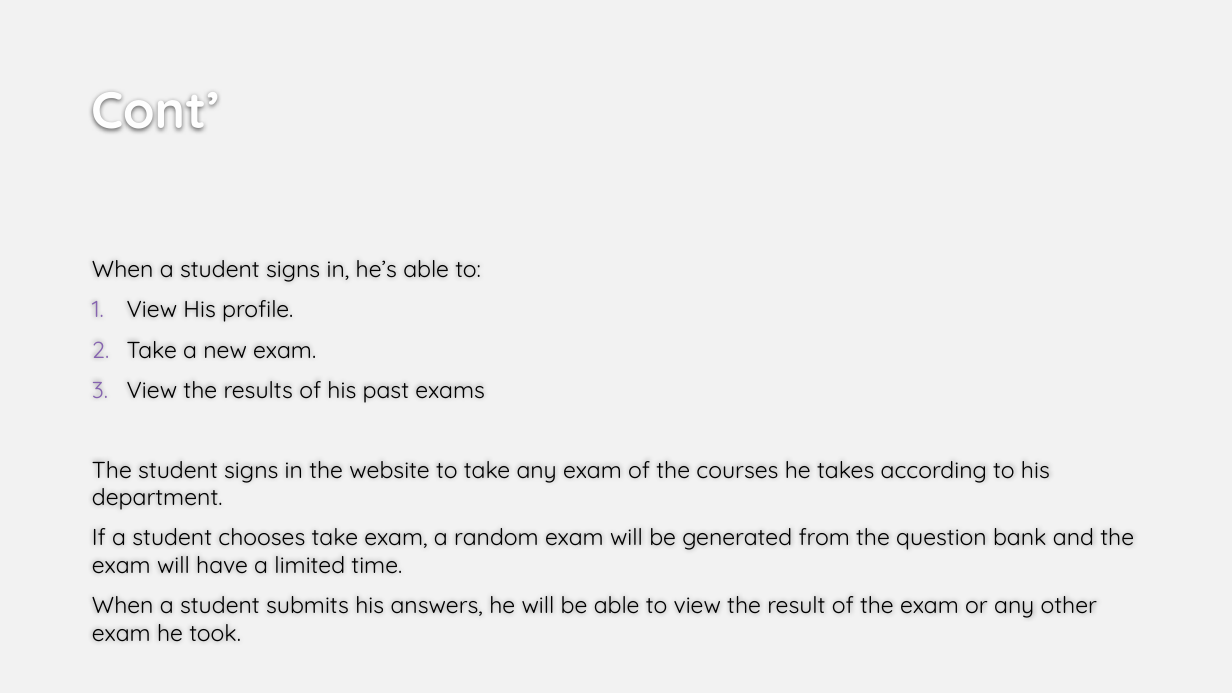
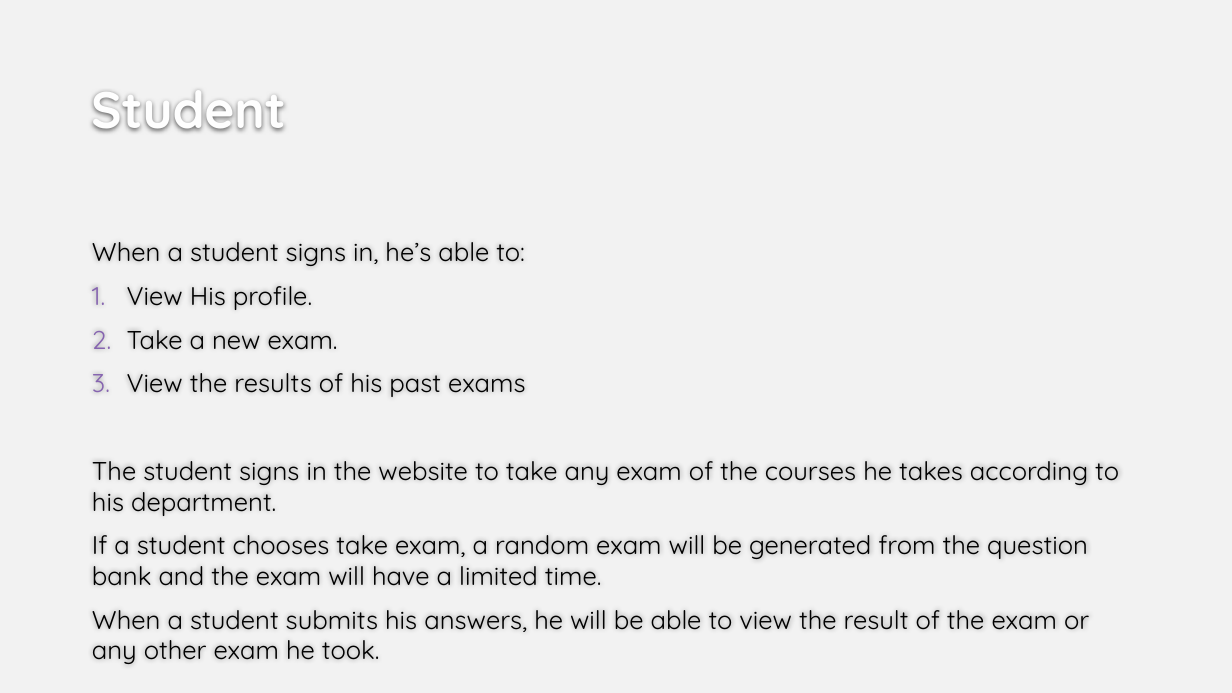
Before and after one commit to Gazouly/Examination.System, a slide deck: slide 3 of Examination System.pptx (slide 5 before the commit). Drawn at 1232x693 pixels with LibreOffice and Linux fonts; fonts in the diff are those of the drawing; background and template pictures are left out. Boxes give left, top, right and bottom in pixels: in the first picture for what was removed or moved away, otherwise in the second. Text is boxed around its words. In the diff, an @@ line names an element or a change of style, - is before the commit and + after.

```diff
--- a/Examination System.pptx
+++ b/Examination System.pptx
@@ title at <box>91,94,286,132</box>: text changed @@
-Cont’
+Student
@@ text "When a student signs in, ..." at <box>92,242,1119,664</box>: size 18 to 20 pt @@
```
Also in this commit, not shown: 5 other slides changed, 6 slides added, 1 slide removed.
